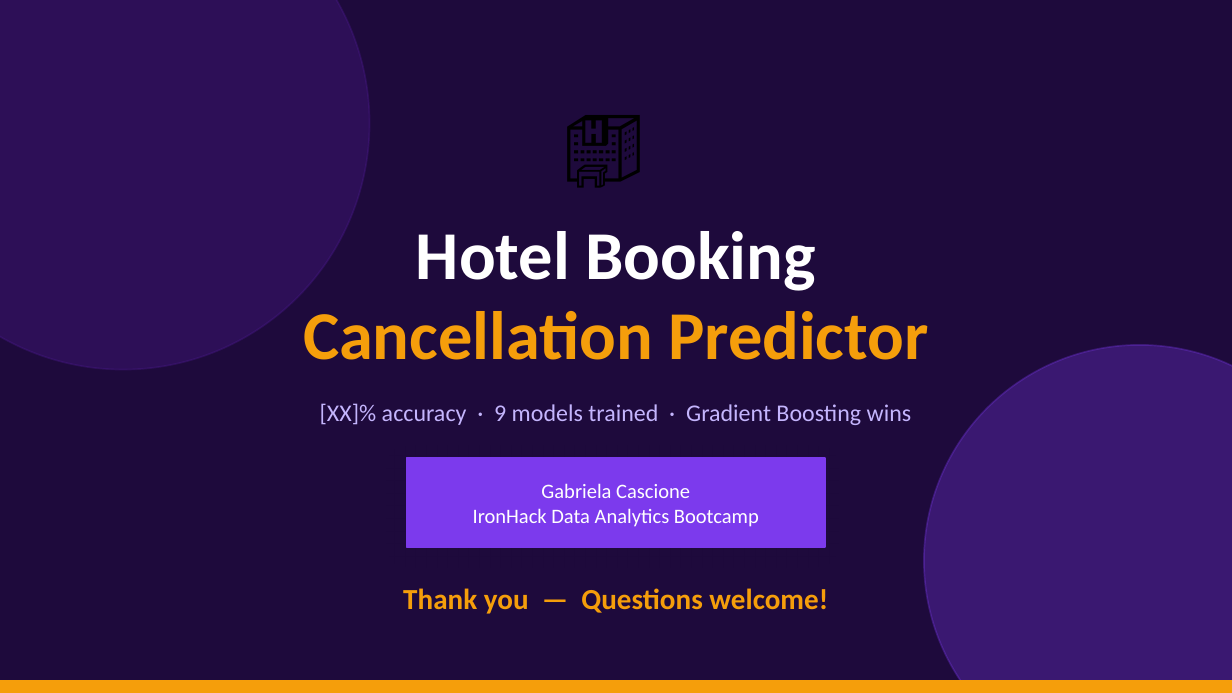
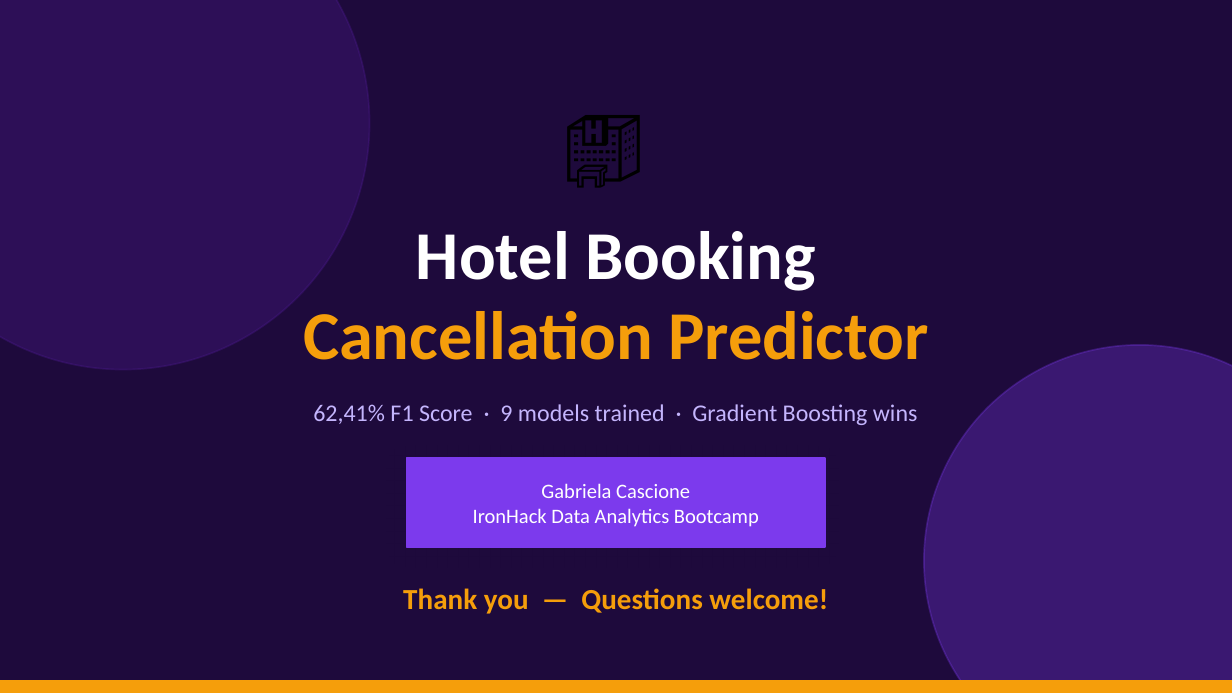
Before and after one commit to craftedbygaby/hotel_cancelation_ml, a slide deck: slide 10 of ML_presentation.pptx. Drawn at 1232x693 pixels with LibreOffice and Linux fonts; fonts in the diff are those of the drawing. Boxes give left, top, right and bottom in pixels: in the first picture for what was removed or moved away, otherwise in the second. Text is boxed around its words. In the diff, an @@ line names an element or a change of style, - is before the commit and + after.

Commit message:
presentation and model

```diff
--- a/ML_presentation.pptx
+++ b/ML_presentation.pptx
@@ text at (313,404,918,425): text changed @@
-[XX]% accuracy · 9 models trained · Gradient Boosting wins
+62,41% F1 Score · 9 models trained · Gradient Boosting wins
```
Also in this commit, not shown: 1 other slide changed, 3 other files.
